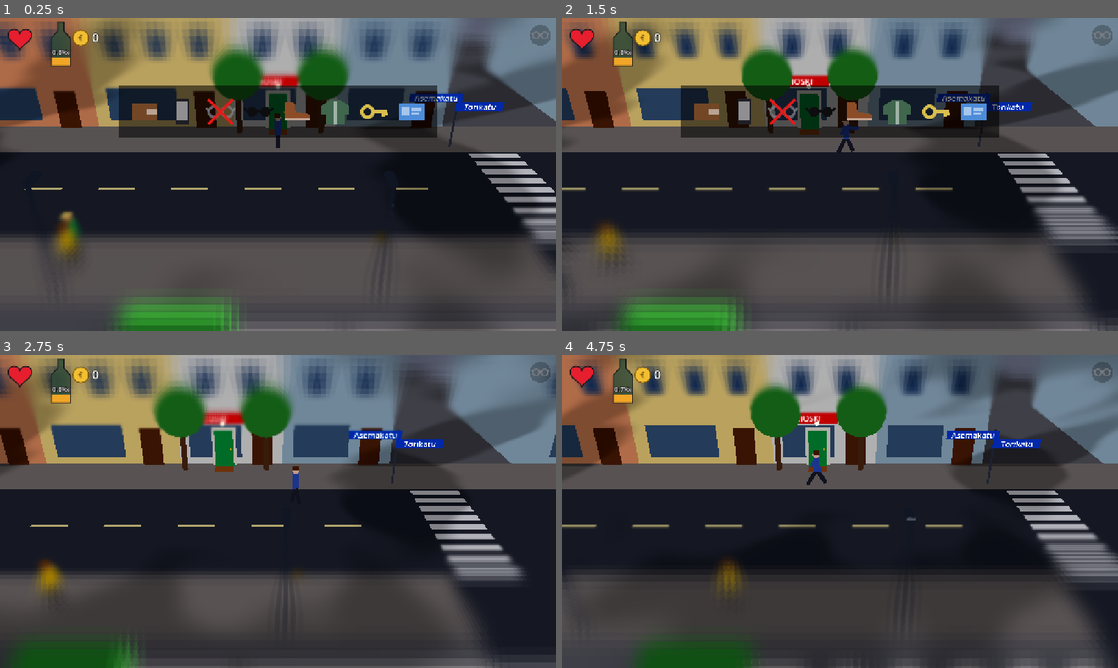
Above: before the commit, frames 1-4 (two rows, left to right).
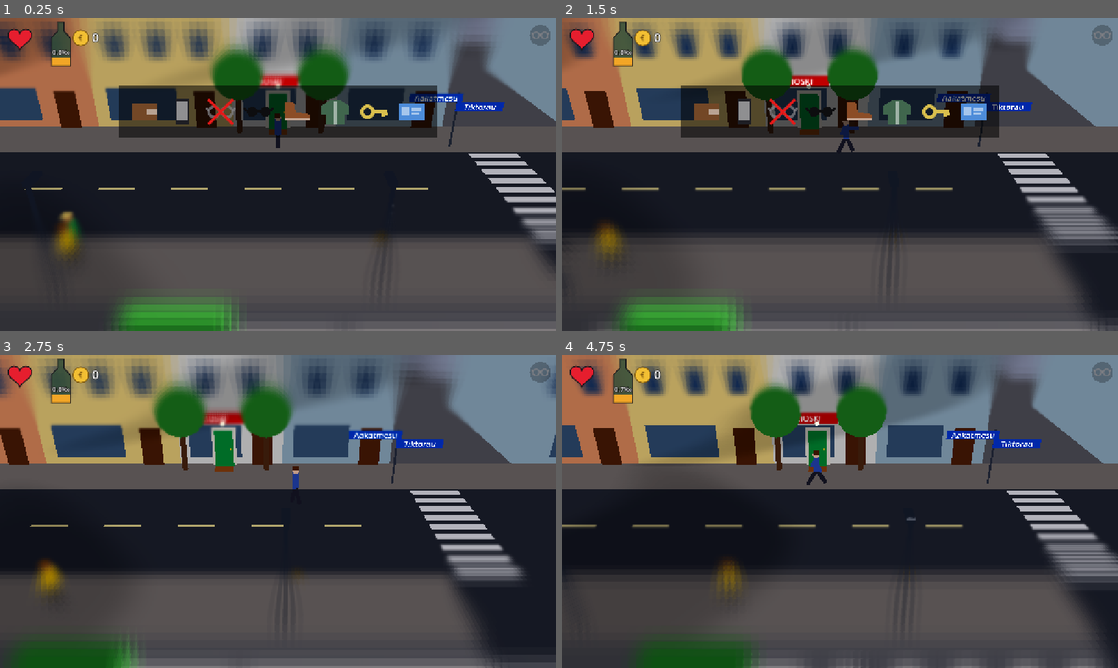
Above: after the commit, the same moments.

Repository: Ecculi/GoodMorningMoonshine
Game: Godot game, scene res://scenes/main.tscn
Same seed, same stepped clock (60 frames per second), same inputs: the game is played once before the commit and once after it.
Inputs:
- Up to frame 1 (0.25 s): no input
- Up to frame 2 (1.5 s): tap Enter at 0.5 s; hold Right (move_right) 0.53-1.28 s; hold Space (action) 0.53-1.28 s; hold Down (move_down) from 1.28 s (still down); tap Z at 1.35 s
- Up to frame 3 (2.75 s): release Down (move_down) at 2.03 s; hold Right (move_right) from 2.03 s (still down); tap Enter at 2.1 s
- Up to frame 4 (4.75 s): release Right (move_right) at 2.78 s; hold Up (move_up) 2.78-3.53 s; tap Space (action) at 2.85 s; hold Left (move_left) from 3.53 s (still down); tap Z at 3.6 s; tap Enter at 4.35 s

The runs differ from the first frame. In frame 1, 10% of the frame differs, in the area x 0-100%, y 0-100%; in frame 2, 10%; in frame 3, 14%; in frame 4, 18%.

Commit message:
Home types, more lost-item effects, wall-walk and cloud fixes
- Home is a flat, a basement storage room (padlock can be smashed without
  keys) or a friend's sofa (ring the bell; a drink always gets you in)
- No glasses: street names scrambled unless close; no sunglasses: sun
  glare on sunny days; no jacket: blows hurt more; barefoot: better
  pickpocketing
- Fix: walking into a facade snapped the player to the crossing street
  (32-bit float comparison at the sidewalk edge)
- Cloud shadows: fewer and larger, projected with a fixed sun direction
  per block so they only drift with the wind

Co-Authored-By: Claude Opus 5.5 <noreply@anthropic.com>
Claude-Session: https://claude.ai/code/session_014p1PebUFuQA4D9T8dUNWSx

Diff:
--- a/localization/strings.csv
+++ b/localization/strings.csv
@@ -9,3 +9,5 @@
 SIGN_KIOSK,KIOSKI
 SLEEP_HOME,Kotona omassa sängyssä
 SLEEP_STAIRS,Avaimet hukassa – nukkui rappukäytävässä
+SLEEP_BASEMENT,Kellarikomerossa – kylmä yö
+SLEEP_FRIEND,Kaverin sohvalla
--- a/scripts/block_builder.gd
+++ b/scripts/block_builder.gd
@@ -20,7 +20,7 @@
 
 
 ## `home_x` is the x of the player's home door if home is in this block.
-static func build(seg: Vector3i, home_x := INF) -> Node3D:
+static func build(seg: Vector3i, home_x := INF, home_type := "flat") -> Node3D:
 	var root := Node3D.new()
 	root.name = "Block"
 	var rng := RandomNumberGenerator.new()
@@ -32,7 +32,7 @@
 	else:
 		_buildings(root, rng)
 		if home_x != INF:
-			_home_door(root, home_x)
+			_home_door(root, home_x, home_type)
 	_props(root, rng, sea)
 	_signs(root, seg)
 	return root
@@ -119,8 +119,25 @@
 		root.add_child(l)
 
 
-## Home: a green door with a doormat and a warm lamp above it.
-static func _home_door(root: Node3D, x: float) -> void:
+## Home door. Flat: green door, doormat, warm lamp. Basement: low grey
+## metal door down a few steps, with a padlock. Friend: blue door with a
+## doorbell.
+static func _home_door(root: Node3D, x: float, home_type: String) -> void:
+	if home_type == "basement":
+		_box(root, Vector3(x, 0.13, -7.25), Vector3(1.3, 0.04, 1.0), Color(0.18, 0.18, 0.2))
+		_box(root, Vector3(x, 0.75, -7.88), Vector3(1.0, 1.5, 0.12), Color(0.45, 0.47, 0.5))
+		_box(root, Vector3(x + 0.3, 0.8, -7.8), Vector3(0.12, 0.16, 0.06), Color(0.9, 0.75, 0.25))
+		var bulb := _sphere(root, Vector3(x, 1.75, -7.78), 0.08, Color(1.0, 0.9, 0.6))
+		var bm: StandardMaterial3D = bulb.material_override
+		bm.emission_enabled = true
+		bm.emission = Color(1.0, 0.85, 0.5)
+		return
+	if home_type == "friend":
+		_box(root, Vector3(x, 1.15, -7.9), Vector3(1.3, 2.3, 0.14), Color(0.85, 0.85, 0.85))
+		_box(root, Vector3(x, 1.1, -7.84), Vector3(1.0, 2.1, 0.12), Color(0.2, 0.35, 0.7))
+		_box(root, Vector3(x + 0.75, 1.3, -7.82), Vector3(0.12, 0.18, 0.06), Color(0.95, 0.95, 0.9))
+		_box(root, Vector3(x + 0.75, 1.3, -7.78), Vector3(0.05, 0.05, 0.04), Color(0.9, 0.2, 0.2))
+		return
 	_box(root, Vector3(x, 1.15, -7.9), Vector3(1.3, 2.3, 0.14), Color(0.92, 0.9, 0.82))
 	_box(root, Vector3(x, 1.1, -7.84), Vector3(1.0, 2.1, 0.12), Color(0.15, 0.55, 0.3))
 	_box(root, Vector3(x + 0.35, 1.1, -7.76), Vector3(0.08, 0.08, 0.06), Color(0.9, 0.8, 0.3))
@@ -167,6 +184,8 @@
 static func _sign(root: Node3D, text: String, pos: Vector3) -> void:
 	var l := _label(text, 48, 0.008)
 	l.position = pos + Vector3(0, 0, 0.04)
+	l.set_meta("real_text", text)
+	l.add_to_group("street_sign")
 	root.add_child(l)
 	var w := text.length() * 0.25 + 0.3
 	_box(root, pos, Vector3(w, 0.42, 0.05), Color(0.1, 0.3, 0.7))
--- a/scripts/game_state.gd
+++ b/scripts/game_state.gd
@@ -45,6 +45,10 @@
 ## Home for this game: block and the door's x position in it.
 var home_seg := CityMap.START
 var home_x := 0.0
+## "flat" (apartment), "basement" (storage room, padlock) or "friend" (sofa).
+var home_type := "flat"
+## The basement padlock has been smashed open (stays broken for the game).
+var lock_broken := false
 ## Ids of belongings that are lost (see lost_items.gd).
 var lost: Array = []
 ## Where each lost item lies today: id -> [segment, position].
@@ -126,11 +130,13 @@
 
 ## Entering the home door ends the day. Without keys the character sleeps
 ## in the stairwell outside the door.
-func go_home() -> void:
+## `place`: "home", "stairs", "basement" or "friend".
+func go_home(place: String) -> void:
 	if lost.is_empty():
 		bonus += 500
-	sleep_place = "stairs" if is_lost("keys") else "home"
-	_end_day("SLEEP_STAIRS" if sleep_place == "stairs" else "SLEEP_HOME")
+	sleep_place = place
+	var causes := {"home": "SLEEP_HOME", "stairs": "SLEEP_STAIRS", "basement": "SLEEP_BASEMENT", "friend": "SLEEP_FRIEND"}
+	_end_day(causes[place])
 
 
 ## Search radius in grid units around home; grows every day.
@@ -151,6 +157,8 @@
 	while CityMap.far_side_is_sea(home_seg):
 		home_seg = CityMap.random_segment(rng)
 	home_x = rng.randf_range(-11.0, 11.0)
+	home_type = ["flat", "basement", "friend"][rng.randi() % 3]
+	lock_broken = false
 	lost.clear()
 	_roll_weather()
 	_lose_items()
@@ -166,6 +174,13 @@
 		"home":
 			promille = clampf(0.4 + maxf(at_sleep - 1.5, 0.0) * 0.3, 0.3, 1.5)
 			health = minf(100.0, health + 60.0)
+		"friend":
+			promille = clampf(0.45 + maxf(at_sleep - 1.4, 0.0) * 0.35, 0.3, 1.6)
+			health = minf(100.0, health + 55.0)
+		"basement":
+			# Cold room: worse sleep.
+			promille = clampf(0.5 + maxf(at_sleep - 1.2, 0.0) * 0.4, 0.3, 1.8)
+			health = minf(100.0, health + 45.0)
 		"stairs":
 			promille = clampf(0.5 + maxf(at_sleep - 1.2, 0.0) * 0.4, 0.3, 1.8)
 			health = minf(100.0, health + 40.0)
@@ -178,6 +193,11 @@
 	_lose_items()
 	_place_lost_items()
 	over = false
+
+
+## The player sleeps somewhere other than the street.
+func slept_at_home() -> bool:
+	return sleep_place != "street"
 
 
 ## Every day has its own weather.
--- a/scripts/main.gd
+++ b/scripts/main.gd
@@ -41,6 +41,9 @@
 var cloud_mat: ShaderMaterial
 var clouds: Node3D
 var _cloud_offset := Vector2.ZERO
+## Sun direction used for projecting cloud shadows; fixed when entering a
+## block so the shadows only drift with the wind.
+var _cloud_sun_set := false
 var level: Node3D
 var segment: Vector3i = CityMap.START
 var npcs: Array = []
@@ -51,6 +54,10 @@
 ## Items left on the ground in blocks visited today: key -> [[kind, pos, value], ...].
 ## Cleared every morning, so the content changes daily.
 var _block_items := {}
+var _lock_hits := 0
+var _glare := 0.0
+var _scrambled := {}
+var _friend_refused := false
 var _focus_y := 0.58
 
 
@@ -87,6 +94,7 @@
 	tilt_mat.set_shader_parameter("drunk",
 		clampf((GameState.promille - GameState.PROMILLE_DRUNK) / 1.5, 0.0, 1.0))
 	_check_lost_pickups()
+	_update_signs()
 	if hud.mode == "dead" and hud.card_time > 1.0 and Input.is_action_just_pressed("action"):
 		_new_game()
 		hud.hide_card()
@@ -107,7 +115,9 @@
 	var z_max := TURN_DOWN_Z + 0.5 if in_cross and CityMap.can_turn(segment, right, false) else Z_MAX
 	p.z = clampf(p.z, z_min, z_max)
 	# Off the street band only inside the crossing street.
-	if p.z < Z_MIN or p.z > Z_MAX:
+	# (Small margin: positions are 32-bit floats, so a clamped -7.4 can read as
+	# slightly below -7.4.)
+	if p.z < Z_MIN - 0.05 or p.z > Z_MAX + 0.05:
 		p.x = signf(p.x) * clampf(ax, BLOCK_HALF + 0.4, CROSS_HALF - 0.4)
 	return p
 
@@ -146,7 +156,8 @@
 	segment = seg
 	if level != null:
 		level.queue_free()
-	level = BlockBuilder.build(seg, GameState.home_x if seg == GameState.home_seg else INF)
+	_cloud_sun_set = false
+	level = BlockBuilder.build(seg, GameState.home_x if seg == GameState.home_seg else INF, GameState.home_type)
 	add_child(level)
 	player.position = pos
 	player.facing = facing
@@ -220,13 +231,71 @@
 			ln.queue_free()
 
 
+## Without glasses street names can only be read right next to the sign;
+## from further away the letters get mixed up.
+func _update_signs() -> void:
+	var blind := GameState.is_lost("glasses")
+	for l in get_tree().get_nodes_in_group("street_sign"):
+		var real: String = l.get_meta("real_text")
+		var d := Vector2(l.global_position.x - player.position.x, l.global_position.z - player.position.z).length()
+		var want := real if (not blind or d < 3.5) else _scramble(real)
+		if l.text != want:
+			l.text = want
+
+
+func _scramble(text: String) -> String:
+	if _scrambled.has(text):
+		return _scrambled[text]
+	var r := RandomNumberGenerator.new()
+	r.seed = hash(text)
+	var chars := text.split("")
+	for i in range(1, chars.size() - 1):
+		var j := r.randi_range(1, chars.size() - 2)
+		var t := chars[i]
+		chars[i] = chars[j]
+		chars[j] = t
+	var out := "".join(chars)
+	_scrambled[text] = out
+	return out
+
+
 ## Short action at the home door goes inside and ends the day.
 func try_enter_door(pos: Vector3) -> bool:
 	if segment != GameState.home_seg or GameState.over:
 		return false
 	if absf(pos.x - GameState.home_x) > 0.9 or pos.z > -6.0:
 		return false
-	GameState.go_home()
+	var door := Vector3(GameState.home_x, 2.2, -7.4)
+	match GameState.home_type:
+		"flat":
+			GameState.go_home("stairs" if GameState.is_lost("keys") else "home")
+		"basement":
+			if GameState.is_lost("keys") and not GameState.lock_broken:
+				# No keys: smash the padlock (three hits).
+				player.model.punch()
+				GameState.busy_time = maxf(GameState.busy_time, 0.35)
+				_lock_hits += 1
+				popup("*", door, Color(1, 0.9, 0.4))
+				if _lock_hits >= 3:
+					GameState.lock_broken = true
+					popup("!", door + Vector3(0, 0.4, 0), Color(1, 0.4, 0.3))
+				return true
+			GameState.go_home("basement")
+		"friend":
+			# Ring the bell. A drink in hand always gets you in; otherwise the
+			# friend may be asleep and not open (for the rest of the day).
+			var hand = player.hand_item
+			if hand != null and hand.kind == Item.Kind.BOTTLE:
+				items.erase(hand)
+				hand.queue_free()
+				player.hand_item = null
+				GameState.go_home("friend")
+			elif not _friend_refused and rng.randf() < 0.5:
+				GameState.go_home("friend")
+			else:
+				_friend_refused = true
+				GameState.busy_time = maxf(GameState.busy_time, 0.35)
+				popup("Zzz", door, Color(0.8, 0.85, 1.0))
 	return true
 
 
@@ -253,6 +322,8 @@
 ## A new game starts at the home door, after checking the pockets.
 func _new_game() -> void:
 	GameState.new_game()
+	_lock_hits = 0
+	_friend_refused = false
 	_block_items.clear()
 	player.reset(Vector3.ZERO)
 	_enter_block(GameState.home_seg, _home_door_pos(), 1)
@@ -263,6 +334,7 @@
 ## stairwell outside the door), or on the street.
 func _new_day() -> void:
 	_block_items.clear()
+	_friend_refused = false
 	if GameState.sleep_place == "street":
 		var p: Vector3 = player.position
 		p.x = clampf(p.x, -BLOCK_HALF + 1.0, BLOCK_HALF - 1.0)
@@ -435,6 +507,14 @@
 	env.ambient_light_energy = (0.35 + 0.55 * smoothstep(0.0, 0.4, day_light)) * (1.45 if cloudy else 1.0)
 	sky_mat.sky_top_color = Color(0.55, 0.58, 0.62) if cloudy else Color(0.2, 0.42, 0.8)
 	sky_mat.sky_horizon_color = Color(0.72, 0.74, 0.76) if cloudy else Color(0.6, 0.72, 0.85)
+	# Without sunglasses, facing the sun on a sunny day dazzles; a low sun
+	# is the worst.
+	var want_glare := 0.0
+	if not cloudy and GameState.is_lost("sunglasses") and day_light > 0.1:
+		var low := 1.0 - clampf(rad_to_deg(elev) / 45.0, 0.0, 1.0) * 0.5
+		want_glare = clampf(player.facing * to_sun.x * 1.2 + maxf(0.0, -to_sun.z) * 0.5, 0.0, 1.0) * low * 0.8
+	_glare = lerpf(_glare, want_glare, 0.05)
+	tilt_mat.set_shader_parameter("glare", _glare)
 	# Cloud shadows only on sunny days; they drift while time moves.
 	clouds.visible = not cloudy and day_light > 0.15
 	if clouds.visible:
@@ -445,15 +525,17 @@
 		var w := Vector2(WIND.dot(right), -WIND.dot(fwd))
 		_cloud_offset -= w * GameState.world_dt
 		cloud_mat.set_shader_parameter("offset", _cloud_offset)
-		cloud_mat.set_shader_parameter("to_sun", to_sun)
+		if not _cloud_sun_set:
+			cloud_mat.set_shader_parameter("to_sun", to_sun)
+			_cloud_sun_set = true
 	env.background_energy_multiplier = 0.15 + 0.85 * smoothstep(0.0, 0.4, day_light)
 
 
 func _build_clouds() -> void:
 	var noise := FastNoiseLite.new()
 	noise.seed = rng.randi()
-	noise.frequency = 0.012
-	noise.fractal_octaves = 3
+	noise.frequency = 0.008
+	noise.fractal_octaves = 2
 	var tex := NoiseTexture2D.new()
 	tex.width = 256
 	tex.height = 256
--- a/scripts/npc.gd
+++ b/scripts/npc.gd
@@ -175,7 +175,9 @@
 	pickpocketed = true
 	GameState.busy_time = maxf(GameState.busy_time, 0.3)
 	p.model.punch()
-	if main.rng.randf() < PICKPOCKET_CHANCE:
+	# Barefoot the player sneaks quietly, so pickpocketing works better.
+	var chance := 0.85 if GameState.is_lost("shoes") else PICKPOCKET_CHANCE
+	if main.rng.randf() < chance:
 		var amount: int = main.rng.randi_range(1, 6)
 		GameState.money += amount
 		main.popup("+%d €" % amount, position + Vector3(0, 2.0, 0), Color(1, 0.85, 0.3))
--- a/scripts/player.gd
+++ b/scripts/player.gd
@@ -229,4 +229,7 @@
 		return
 	_knock = Vector3(signf(position.x - from_x) * 4.0, 0.0, 0.0)
 	main.hud.flash_hurt()
+	# The jacket softens blows.
+	if GameState.is_lost("jacket"):
+		dmg *= 1.3
 	GameState.damage(dmg)
--- a/shaders/cloud_shadow.gdshader
+++ b/shaders/cloud_shadow.gdshader
@@ -8,9 +8,9 @@
 uniform sampler2D noise_tex : repeat_enable, filter_linear;
 uniform vec3 to_sun = vec3(0.0, 1.0, 0.0);
 uniform vec2 offset = vec2(0.0);
-uniform float strength = 0.4;
+uniform float strength = 0.32;
 uniform float scale = 0.018;
-uniform float coverage = 0.55;
+uniform float coverage = 0.62;
 
 varying vec3 world_pos;
 
--- a/shaders/tilt_shift.gdshader
+++ b/shaders/tilt_shift.gdshader
@@ -11,6 +11,8 @@
 uniform float saturation = 1.25;
 uniform float contrast = 1.12;
 uniform float drunk = 0.0;
+// Sun glare without sunglasses (0..1), strongest towards the top.
+uniform float glare = 0.0;
 
 void fragment() {
 	vec2 uv = SCREEN_UV;
@@ -33,5 +35,6 @@
 	float l = dot(col, vec3(0.299, 0.587, 0.114));
 	col = mix(vec3(l), col, saturation);
 	col = (col - 0.5) * contrast + 0.5;
+	col = mix(col, vec3(1.0, 0.97, 0.88), glare * (0.45 + 0.55 * (1.0 - SCREEN_UV.y)));
 	COLOR = vec4(col, 1.0);
 }
Not shown, added: shaders/cloud_shadow.gdshader.uid
Not shown, changed: DESIGN.md
